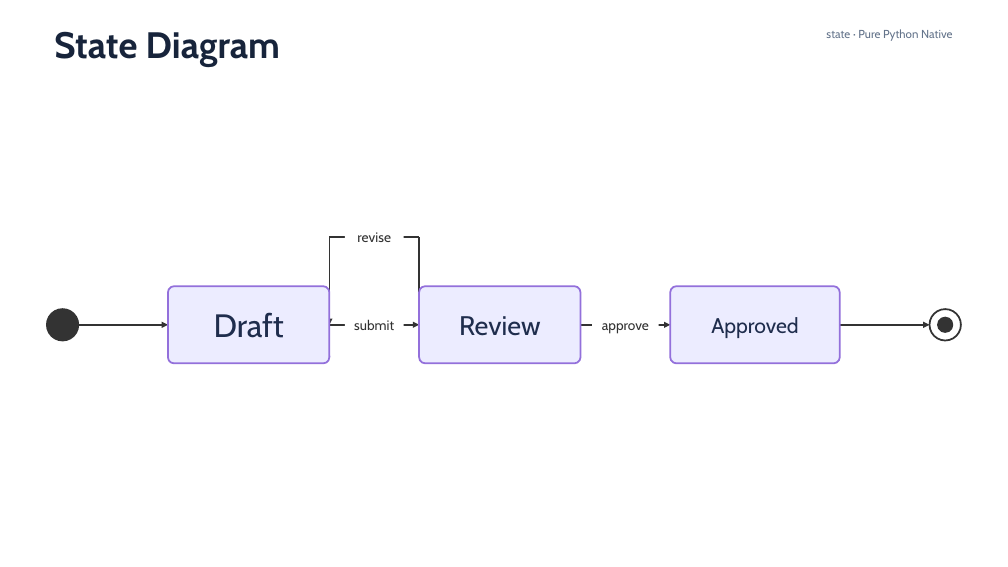
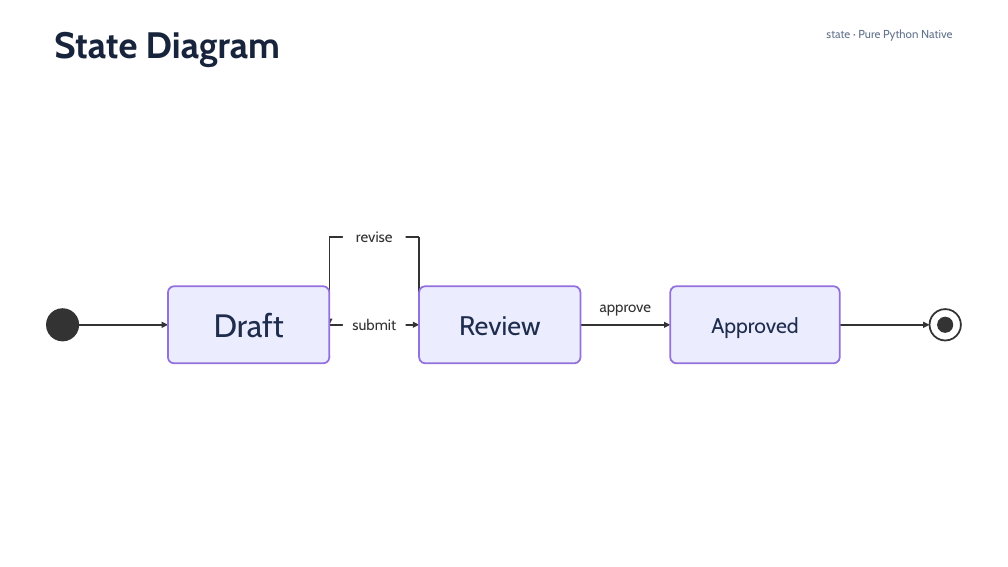
Before and after one commit to sci-gen/diagram-pptx, a slide deck: slide 5 of examples/mermaid-syntax/mermaid-11.16-gallery.pptx. Drawn at 1008x567 pixels with LibreOffice and Linux fonts; fonts in the diff are those of the drawing. Boxes give left, top, right and bottom in pixels: in the first picture for what was removed or moved away, otherwise in the second. Text is boxed around its words. In the diff, an @@ line names an element or a change of style, - is before the commit and + after.

```diff
--- a/examples/mermaid-syntax/mermaid-11.16-gallery.pptx
+++ b/examples/mermaid-syntax/mermaid-11.16-gallery.pptx
@@ size 13.1 to 14.2 pt in 3 elements at [352, 318, 396, 330], [356, 231, 393, 242], [600, 304, 652, 316] @@
@@ text "approve": place and size @@
-text "approve" at [602, 323, 649, 334]
+text "approve" at [600, 304, 652, 316]
```
Also in this commit, not shown: 5 other slides changed, 9 other files.
